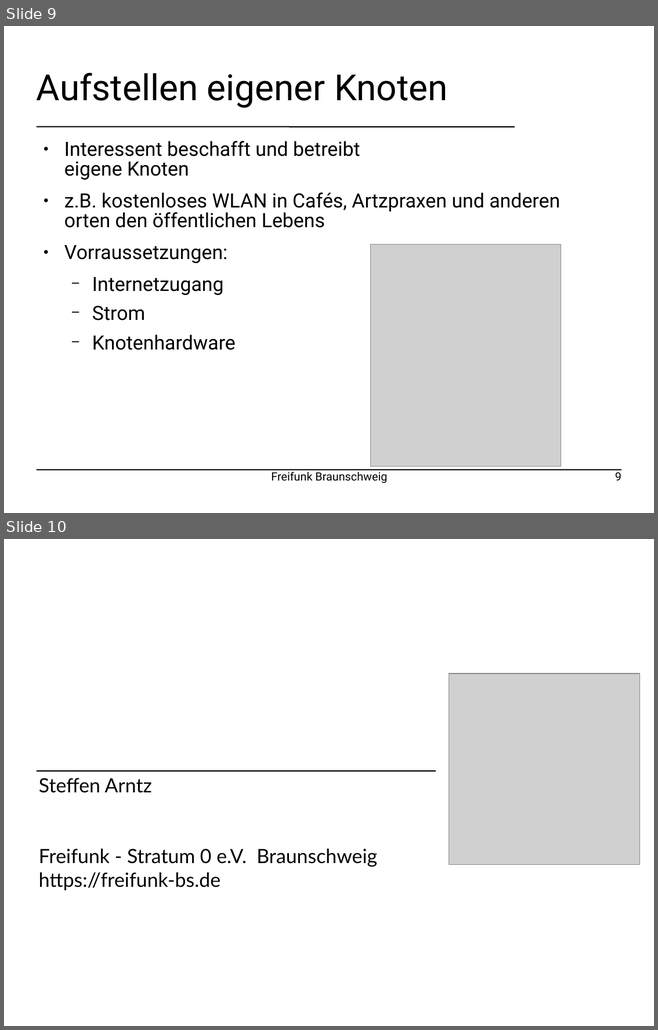
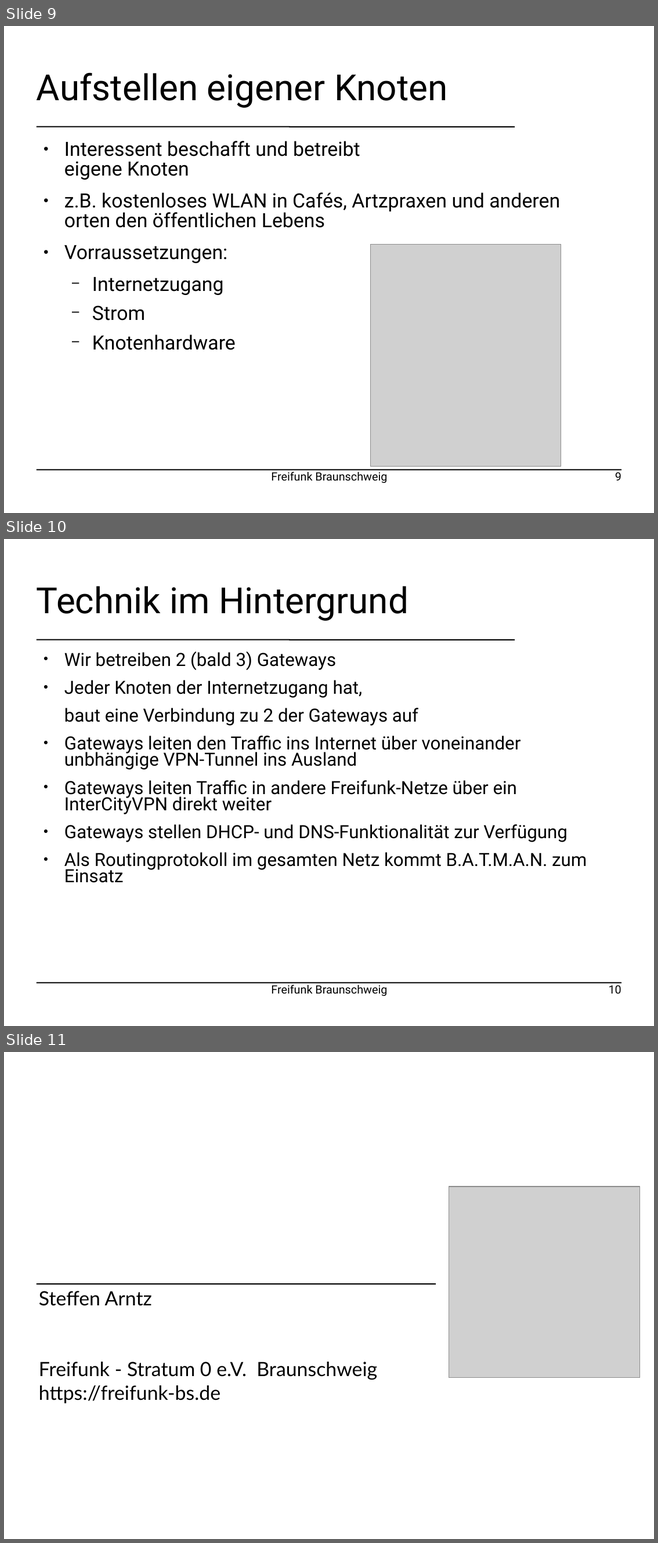
Before and after one commit to ffbs/ffbs-marketing, a slide deck: 2014-11-29_Freifunk-bs.odp. Shown one above the other, each under a label of ours: slides 9 and 10 before the commit, slides 9, 10 and 11 after it. The pictures are 658x1030 and 658x1543 pixels, drawn with LibreOffice and Linux fonts; fonts in the diff are those of the drawing; grey boxes stand for pictures; background and template pictures are left out. Boxes give left, top, right and bottom in pixels: in the first picture for what was removed or moved away, otherwise in the second. Text is boxed around its words. In the diff, an @@ line names an element or a change of style, - is before the commit and + after.

```diff
--- a/2014-11-29_Freifunk-bs.odp
+++ b/2014-11-29_Freifunk-bs.odp
@@ slide 10 added at (4,539,654,1026), background #FFFFFF; not listed: 2 template elements that a slide beside it also shows @@
@@ title added at (36,586,409,621), 44 pt, text #000000 @@
+Technik im Hintergrund
@@ text added at (64,652,586,883), 22.2 pt, text #000000 @@
+● Wir betreiben 2 (bald 3) Gateways
+● Jeder Knoten der Internetzugang hat,
+baut eine Verbindung zu 2 der Gateways auf
+● Gateways leiten den Traffic ins Internet über voneinander unbhängige VPN-Tunnel ins Ausland
+● Gateways leiten Traffic in andere Freifunk-Netze über ein InterCityVPN direkt weiter
+● Gateways stellen DHCP- und DNS-Funktionalität zur Verfügung
+● Als Routingprotokoll im gesamten Netz kommt B.A.T.M.A.N. zum Einsatz
@@ text added at (271,983,387,996), 14 pt, text #000000 @@
+Freifunk Braunschweig
@@ page number added at (608,983,621,994), 14 pt, text #000000 @@
+10
@@ what was slide 10 is now slide 11 @@
```
Also in this commit, not shown: 1 other file.
